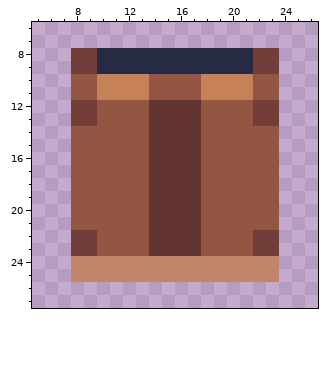
File history of a pixel-art sprite, src/client/res/game/stop_button.png. This is how it looked before the edit.
The file is 32x32 pixels. Shown: x 5..26, y 6..27.
Once edited:
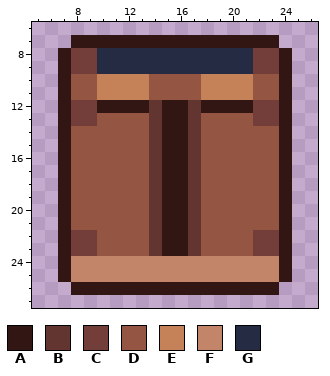
Palette (. is transparent): A #321613  B #623530  C #733e39  D #945542  E #c58158  F #c28569  G #262b44
From old to new:
The author put colour A in row 7 at x 8 to 23; in rows 8 to 25 at x 7 and 24; in row 26 at x 8 to 23.
Colour B becomes colour A in rows 12 to 23 at x 15 to 16.
Colour D becomes colour A in row 12 at x 10 to 13 and 18 to 21.
Where, in picture pixels (left, top, right, bottom), the same in both pictures:
changed: (58, 35, 292, 295)
